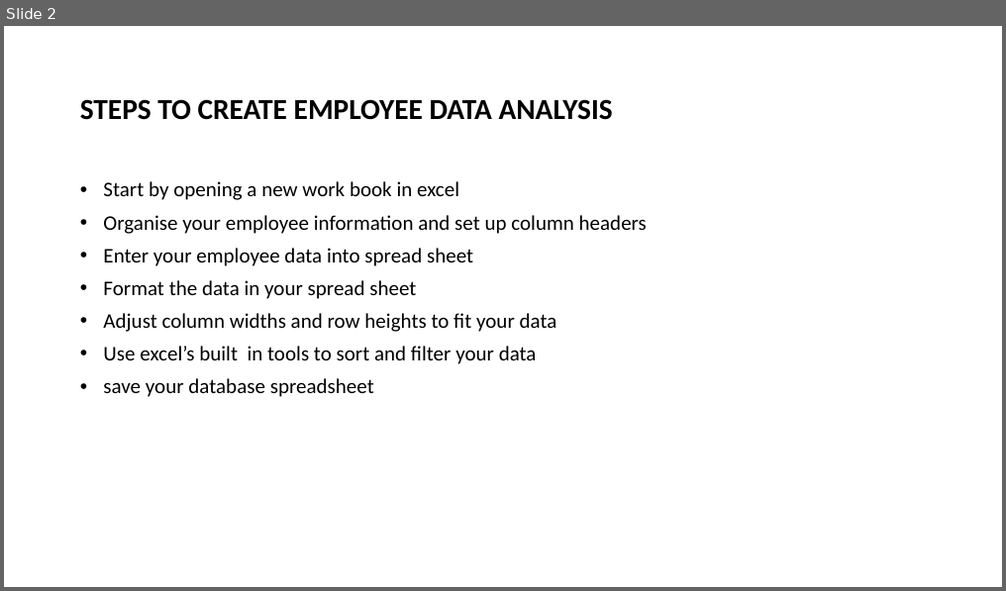
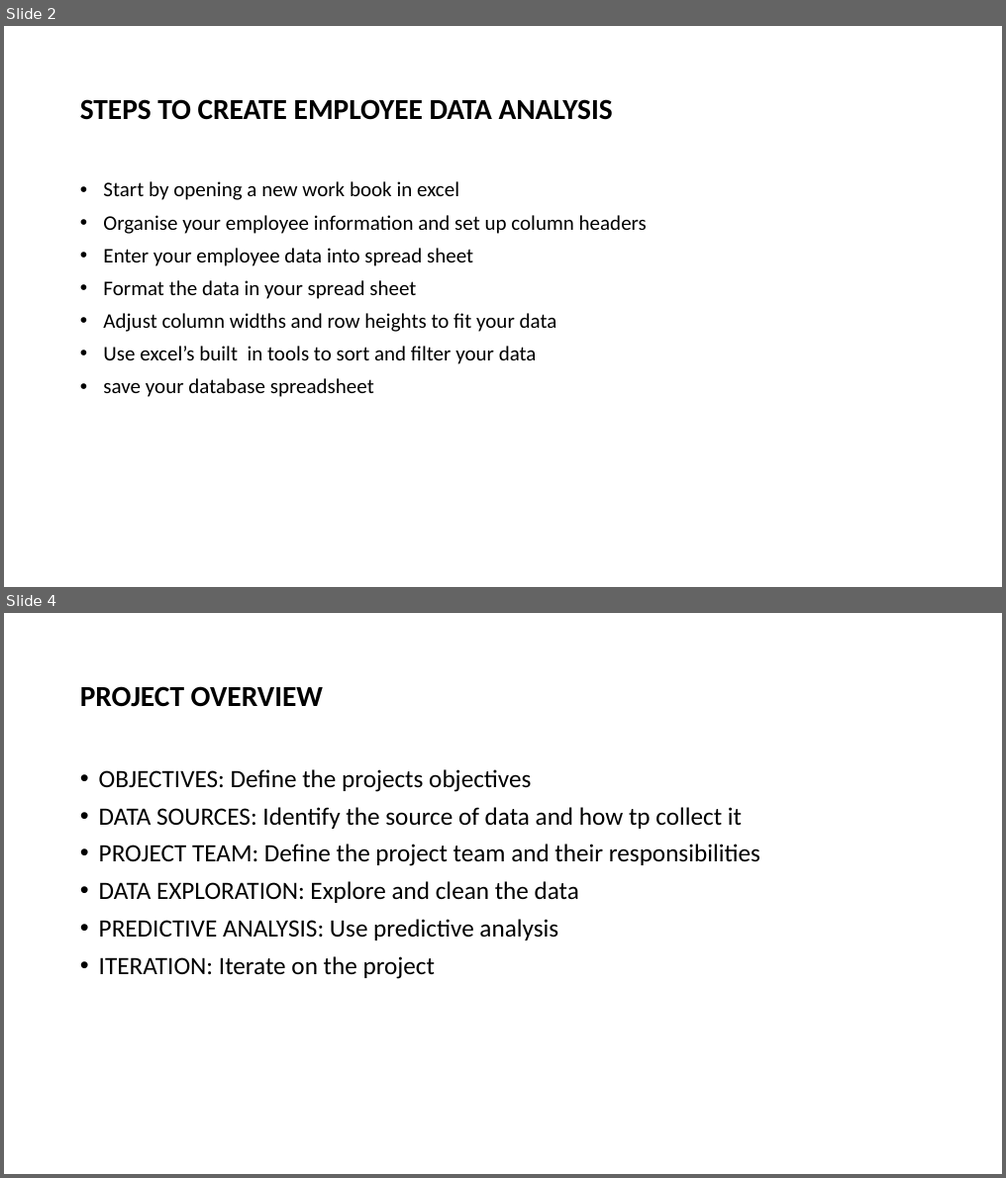
Before and after one commit to Ilakiya-dilli/122202491nanmudhalvan-project, a slide deck: EMPLOYEE DATA BASE.pptx. Shown one above the other, each under a label of ours: slide 2 before the commit, slides 2 and 4 after it; the slides between them are not shown. The pictures are 1006x591 and 1006x1178 pixels, drawn with LibreOffice and Linux fonts; fonts in the diff are those of the drawing. Boxes give left, top, right and bottom in pixels: in the first picture for what was removed or moved away, otherwise in the second. Text is boxed around its words. In the diff, an @@ line names an element or a change of style, - is before the commit and + after.

```diff
--- a/EMPLOYEE DATA BASE.pptx
+++ b/EMPLOYEE DATA BASE.pptx
@@ slide 4 added at <box>4,613,1002,1174</box>, background #FFFFFF @@
@@ title added at <box>80,686,323,707</box>, 28 pt, text #000000, bold @@
+PROJECT OVERVIEW
@@ text added at <box>99,769,760,979</box>, 24 pt, text #000000 @@
+• OBJECTIVES: Define the projects objectives
+• DATA SOURCES: Identify the source of data and how tp collect it
+• PROJECT TEAM: Define the project team and their responsibilities
+• DATA EXPLORATION: Explore and clean the data
+• PREDICTIVE ANALYSIS: Use predictive analysis
+• ITERATION: Iterate on the project
```
Also in this commit, not shown: 1 slide changed, 6 other slides added.
